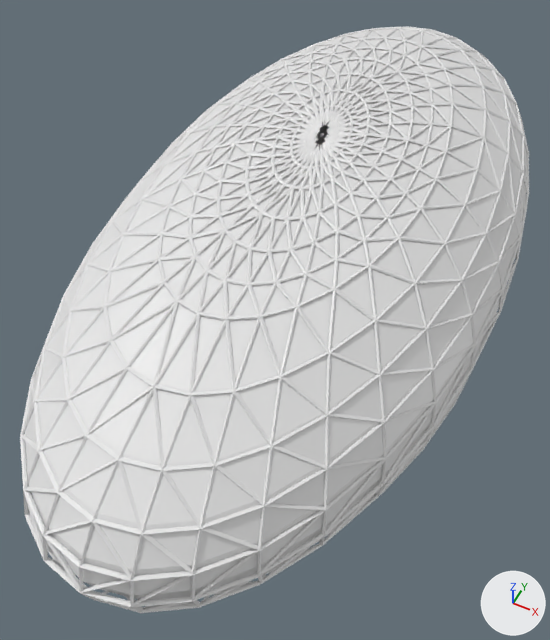
What one commit did to the glTF model public/gltf/Crypto.comStadium/Crypto.comStadium.glb.
Rendered twice from a 50 mm lens placed at (1.18, -2.86, 3.24), pointed at (-0.03, -0.44, 0.2). The lights are fixed; the arrows at lower right show +X, +Y and +Z. The first picture is the older version. Where no turn or scale is listed for an object, it has been applied to the vertices.

Script lines for the objects in view, before the commit:
```python
me_sphere = bpy.data.meshes.new('Sphere')
me_sphere.from_pydata(...)  # 4416 vertices, 13056 faces; spans x -1.04..1.04, y -1.27..1.27, z -0.1..2.1
me_sphere_001 = bpy.data.meshes.new('Sphere.001')
me_sphere_001.from_pydata(...)  # 576 vertices, 1088 faces; spans x -1.02..1.02, y -2.12..2.12, z 0.01..1.1
ob_outermesh = bpy.data.objects.new('OuterMesh', me_sphere)
ob_outermesh.location = (0.0, 0.0, 0.0)
ob_outermesh.scale = (1.0, 1.69, 0.528)
ob_outersphere = bpy.data.objects.new('OuterSphere', me_sphere_001)
ob_outersphere.location = (0.0, 0.0, 0.0)
```
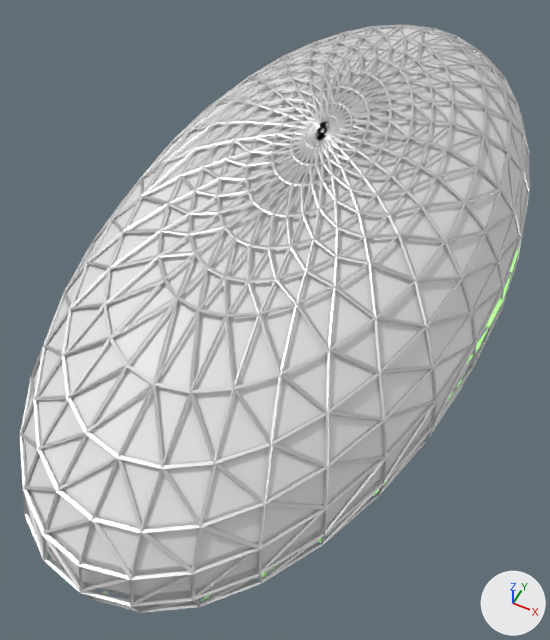
What differs and where, as boxes (x1, y1, x2, y2) in the pictures (550 x 640 px):
'OuterMesh', recoloured, rescaled
    before: (20, 26, 529, 613)
    after: (20, 25, 530, 613)
'InuitTracks', added (mostly hidden)
    after: (376, 249, 518, 493)

Edits to the bpy script that builds the scene:
```text
Add mat_material_004:
    mat_material_004 = principled_material('Material.004')
    mat_material_004.base_color = (0.8, 0.8, 0.8)  # white #e7e7e7
    mat_material_004.metallic = 1.0
Add mat_material_008:
    mat_material_008 = principled_material('Material.008')
    mat_material_008.base_color = (0.8, 0.8, 0.8)  # white #e7e7e7
    mat_material_008.emission_color = (0.142, 1.0, 0.0)  # green #69ff00
    mat_material_008.emission_strength = 1.1
Change me_sphere:
    used by ob_outermesh; location = (0.0, 0.0, 0.0); scale = (1.0, 1.69, 0.528)
    remove me_sphere.from_pydata(...)  # 4416 vertices, 13056 faces; spans x -1.04..1.04, y -1.27..1.27, z -0.1..2.1
    add me_sphere.from_pydata(...)  # 4416 vertices, 13056 faces; spans x -1.04..1.04, y -1.27..1.27, z -0.1..2.12
    edits to the shape of me_sphere do not show in these pictures
    add me_sphere.materials.append(mat_material_004)  # white #e7e7e7
Add me_circle_007:
    me_circle_007.from_pydata(...)  # 320 vertices, 636 faces; spans x -1.03..1.03, y -1.82..1.82, z -0.02..0.45
    me_circle_007.materials.append(mat_material_008)  # white #e7e7e7, glowing green #69ff00
Change ob_outermesh:
    ob_outermesh.scale: (1.0, 1.69, 0.528) -> (1.0, 1.69, 0.536)
Add ob_inuittracks:
    ob_inuittracks = bpy.data.objects.new('InuitTracks', me_circle_007)
    ob_inuittracks.location = (0.0, 0.0, 0.0)
```
